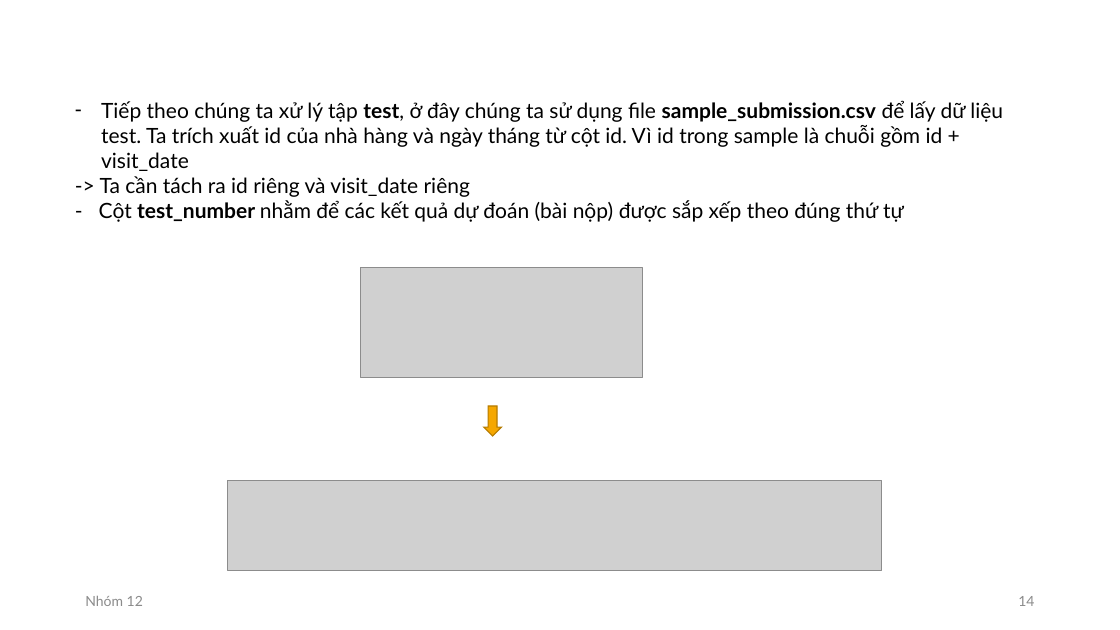
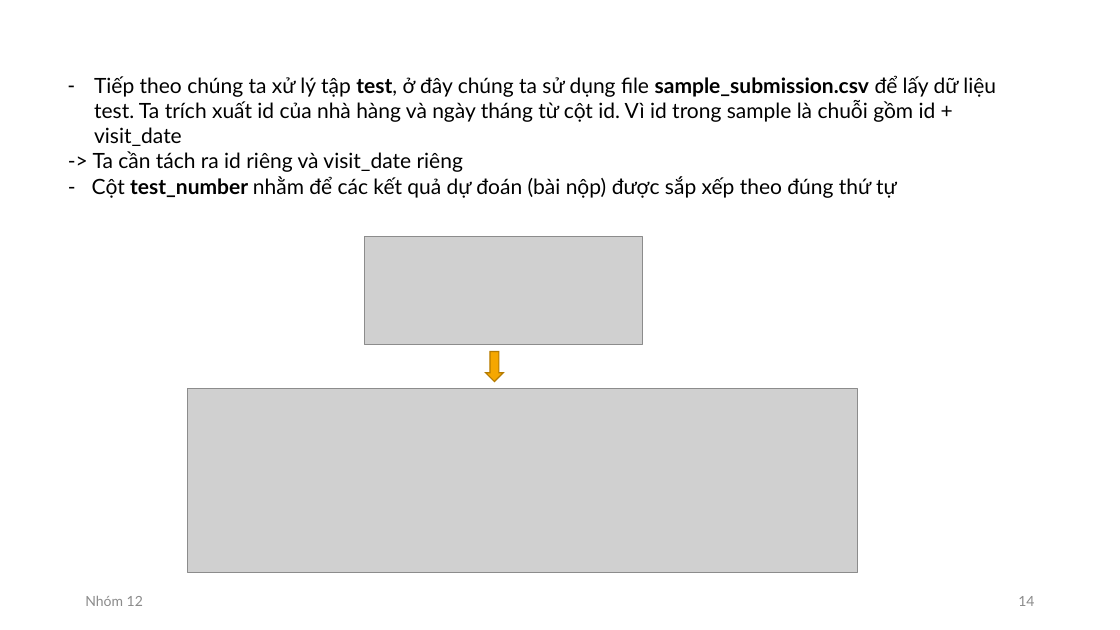
Before and after one commit to pdthuc/Project-Applied_Data_Science, a slide deck: slide 14 of Presentation/GIỚI THIỆU ĐỀ TÀI.pptx. Drawn at 1120x630 pixels with LibreOffice and Linux fonts; fonts in the diff are those of the drawing; grey boxes stand for pictures. Boxes give left, top, right and bottom in pixels: in the first picture for what was removed or moved away, otherwise in the second. Text is boxed around its words. In the diff, an @@ line names an element or a change of style, - is before the commit and + after.

```diff
--- a/Presentation/GIỚI THIỆU ĐỀ TÀI.pptx
+++ b/Presentation/GIỚI THIỆU ĐỀ TÀI.pptx
@@ text "Tiếp theo chúng ta xử ...": place and size @@
-text "Tiếp theo chúng ta xử ..." at <box>99,100,1003,222</box>
+text "Tiếp theo chúng ta xử ..." at <box>92,75,996,198</box>
@@ picture: place and size @@
-picture at <box>361,267,643,377</box>
+picture at <box>365,237,643,345</box>
@@ right arrow: place and size @@
-right arrow at <box>484,406,502,436</box>
+right arrow at <box>486,352,504,382</box>
@@ picture added at <box>187,389,858,573</box> @@
@@ picture removed at <box>228,481,882,571</box> @@
```
Also in this commit, not shown: 5 other slides changed.
